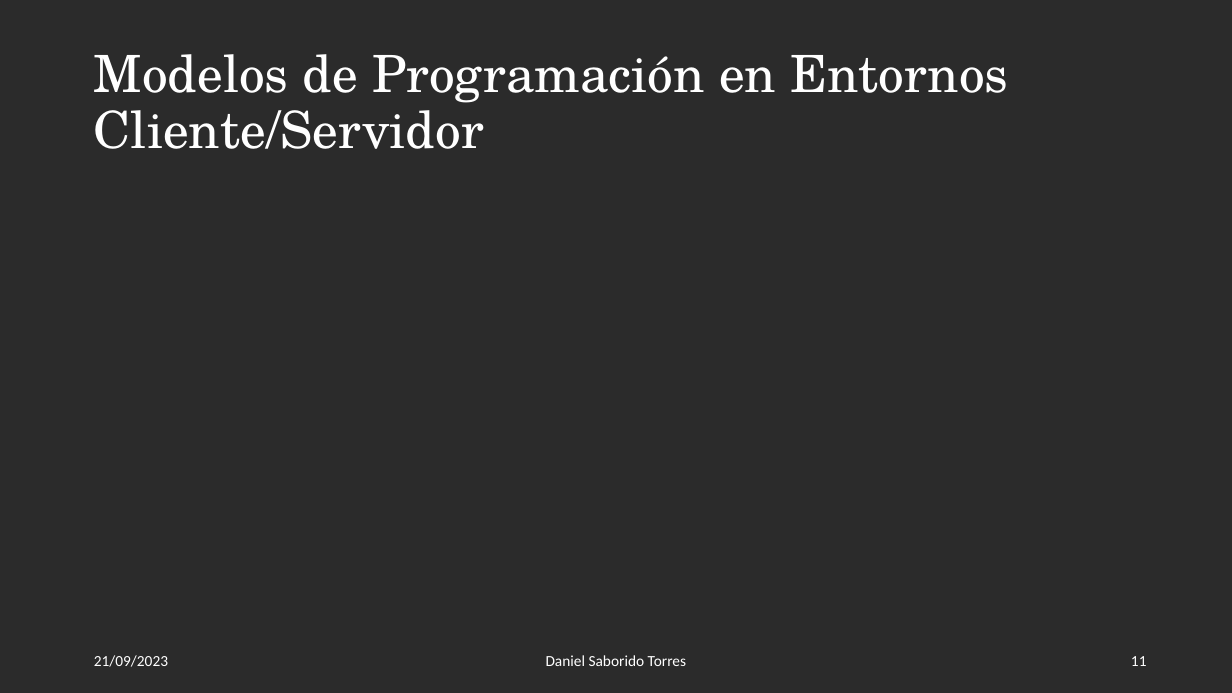
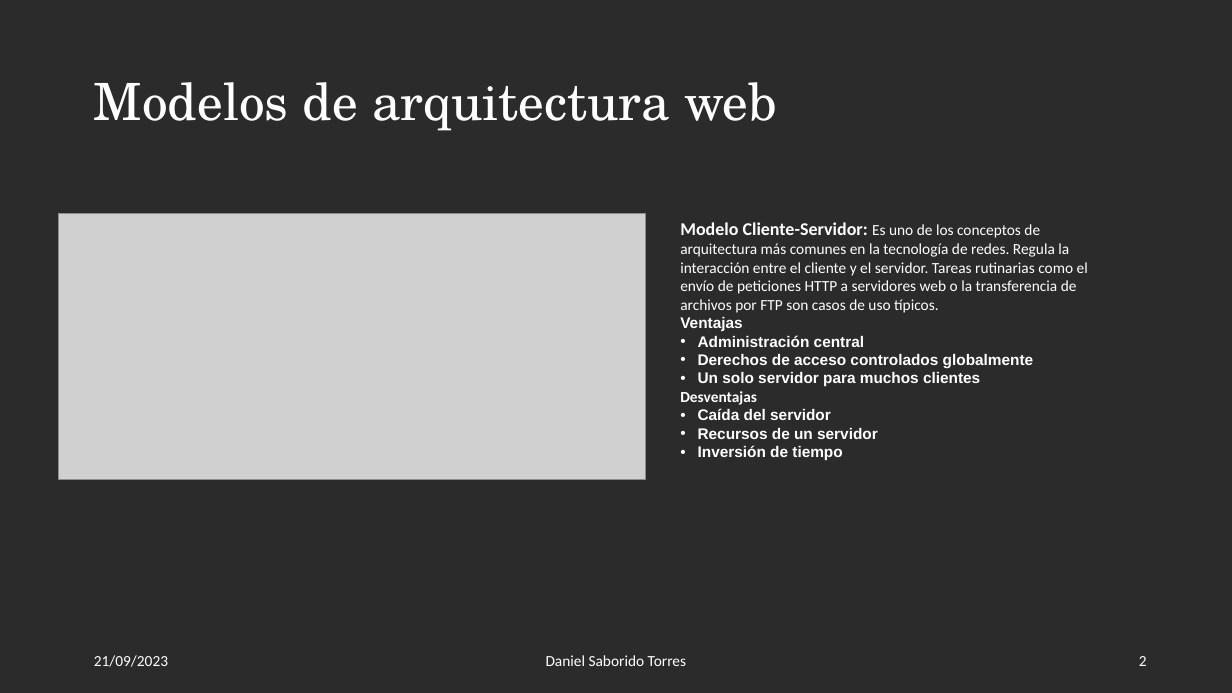
Before and after one commit to DanielSaborido/2-DAW, a slide deck: slide 2 of DWECliente/P1_SaboridoTorresDaniel_DWEC.pptx (slide 11 before the commit). Drawn at 1232x693 pixels with LibreOffice and Linux fonts; fonts in the diff are those of the drawing; grey boxes stand for pictures; background and template pictures are left out; a plain dark background stands for a picture behind light text. Boxes give left, top, right and bottom in pixels: in the first picture for what was removed or moved away, otherwise in the second. Text is boxed around its words. In the diff, an @@ line names an element or a change of style, - is before the commit and + after.

```diff
--- a/DWECliente/P1_SaboridoTorresDaniel_DWEC.pptx
+++ b/DWECliente/P1_SaboridoTorresDaniel_DWEC.pptx
@@ title at box(94, 82, 777, 131): text changed @@
-Modelos de Programación en Entornos Cliente/Servidor
+Modelos de arquitectura web
@@ picture added at box(58, 213, 645, 481) @@
@@ text added at box(680, 222, 1088, 460), 12 pt, text #FFFFFF @@
+Modelo Cliente-Servidor: Es uno de los conceptos de arquitectura más comunes en la tecnología de redes. Regula la interacción entre el cliente y el servidor. Tareas rutinarias como el envío de peticiones HTTP a servidores web o la transferencia de archivos por FTP son casos de uso típicos.
+Ventajas
+• Administración central
+• Derechos de acceso controlados globalmente
+• Un solo servidor para muchos clientes
+Desventajas
+• Caída del servidor
+• Recursos de un servidor
+• Inversión de tiempo
@@ page number at box(1139, 656, 1147, 666): text changed @@
-11
+2
```
Also in this commit, not shown: 3 other slides changed, 1 slide removed, 1 other file.
